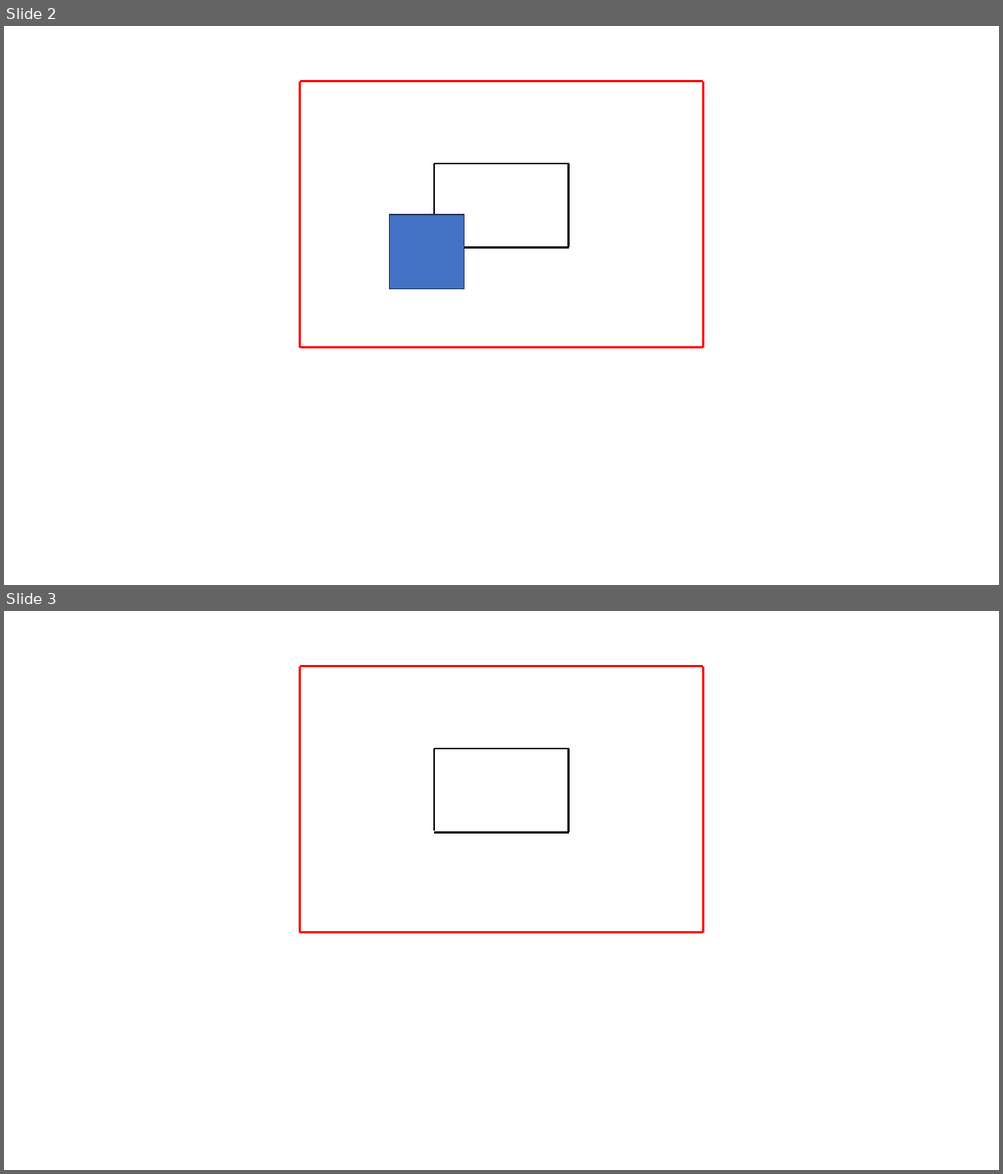
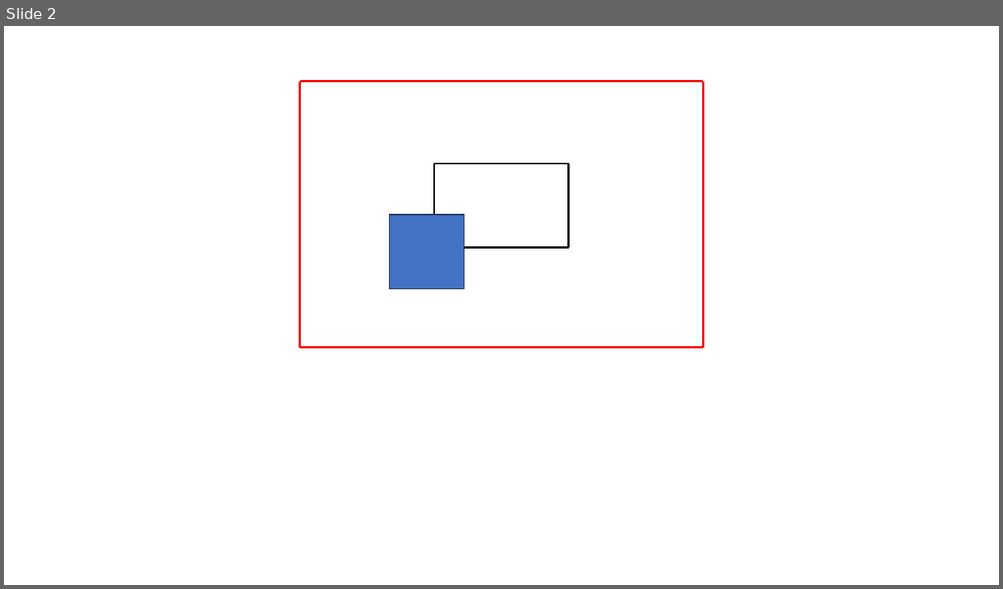
Before and after one commit to DamianyRosales/visus-engine-py, a slide deck: poc.pptm. Shown one above the other, each under a label of ours: slides 2 and 3 before the commit, slide 2 after it. The pictures are 1003x1174 and 1003x589 pixels, drawn with LibreOffice and Linux fonts; fonts in the diff are those of the drawing. Boxes give left, top, right and bottom in pixels: in the first picture for what was removed or moved away, otherwise in the second. Text is boxed around its words. In the diff, an @@ line names an element or a change of style, - is before the commit and + after.

```diff
--- a/poc.pptm
+++ b/poc.pptm
@@ slide 3 removed at (4, 611, 999, 1170), background #FFFFFF @@
@@ line removed from (300, 667) to (703, 667) @@
@@ line removed from (300, 667) to (300, 934) @@
@@ line removed from (703, 667) to (703, 934) @@
@@ line removed from (434, 749) to (569, 749) @@
@@ line removed from (434, 749) to (434, 831) @@
@@ line removed from (569, 749) to (569, 832) @@
@@ line removed from (434, 832) to (569, 832) @@
@@ line removed from (300, 933) to (703, 933) @@
```
Also in this commit, not shown: 1 slide added, 10 other files.
